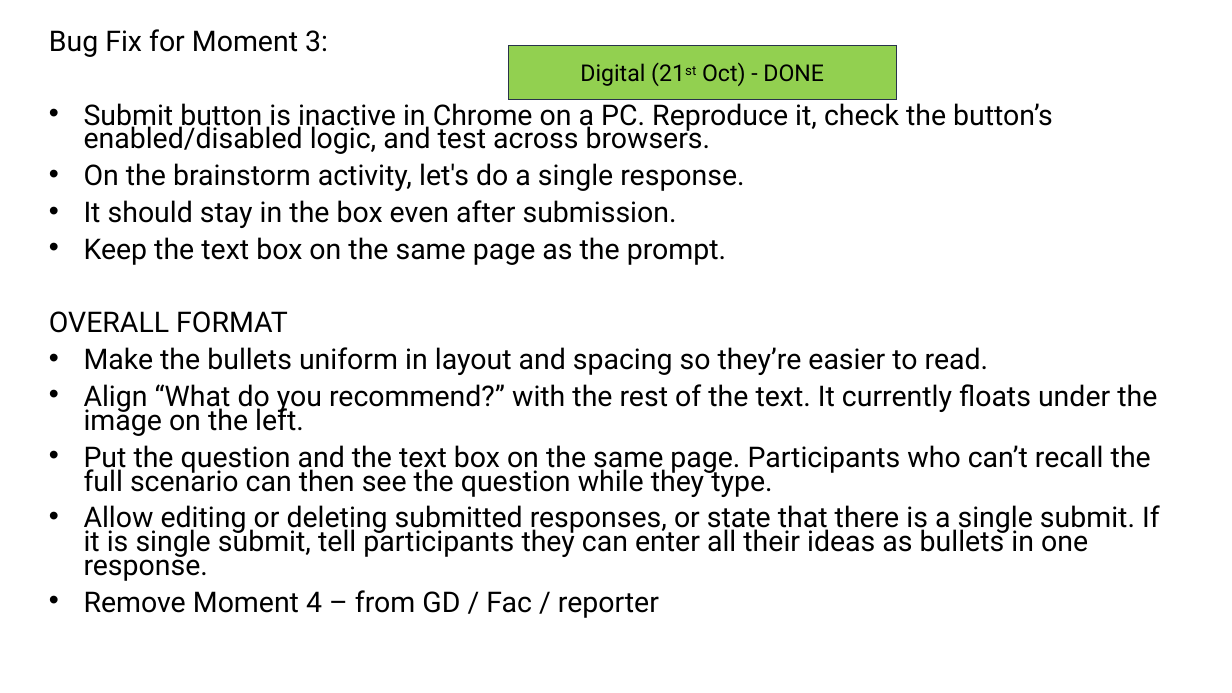
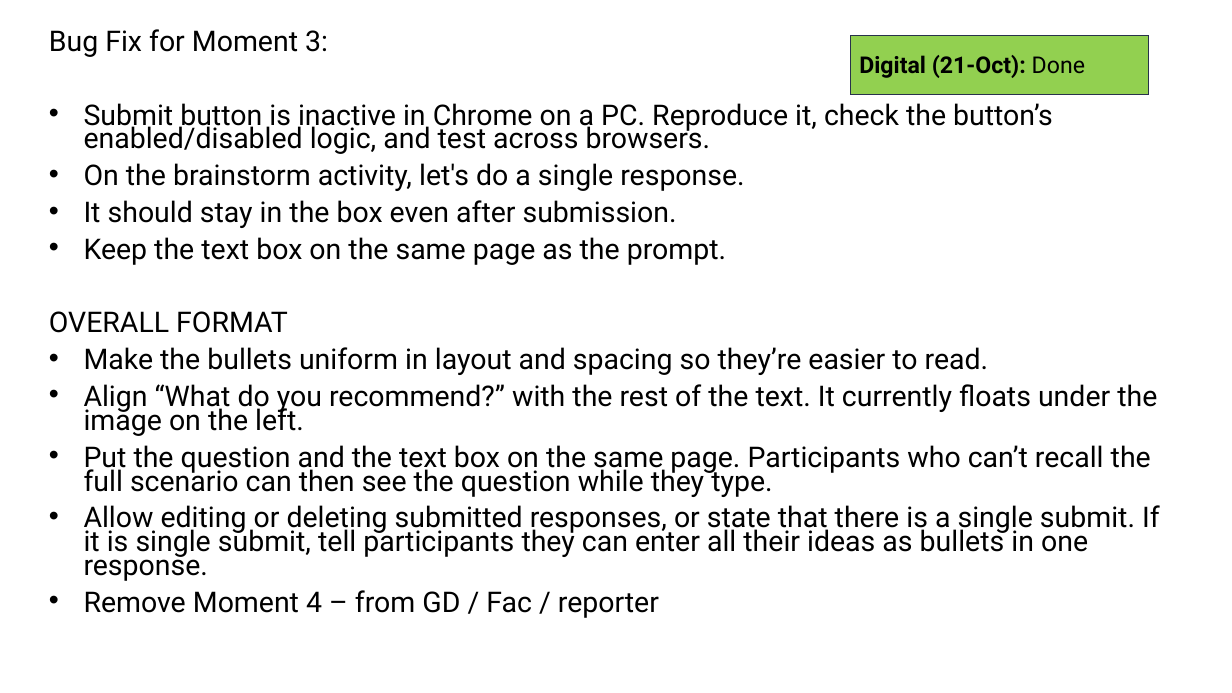
Before and after one commit to BTS-USA/BTS_BD_Marketing_MBS, a slide deck: slide 9 of _dev/Feedback/Consultant/19-Oct/10_19_2026_Update_For_Digital_Simulation.pptx. Drawn at 1232x693 pixels with LibreOffice and Linux fonts; fonts in the diff are those of the drawing. Boxes give left, top, right and bottom in pixels: in the first picture for what was removed or moved away, otherwise in the second. Text is boxed around its words. In the diff, an @@ line names an element or a change of style, - is before the commit and + after.

```diff
--- a/_dev/Feedback/Consultant/19-Oct/10_19_2026_Update_For_Digital_Simulation.pptx
+++ b/_dev/Feedback/Consultant/19-Oct/10_19_2026_Update_For_Digital_Simulation.pptx
@@ rectangle "Digital (21-Oct): Done": place and size @@
-rectangle "Digital (21-Oct): Done" at (508,46,897,101)
+rectangle "Digital (21-Oct): Done" at (850,36,1149,94)
@@ text in rectangle at (859,55,1085,78): text changed; bold on @@
-Digital (21st Oct) - DONE
+Digital (21-Oct): Done
```
Also in this commit, not shown: 8 other slides changed.
